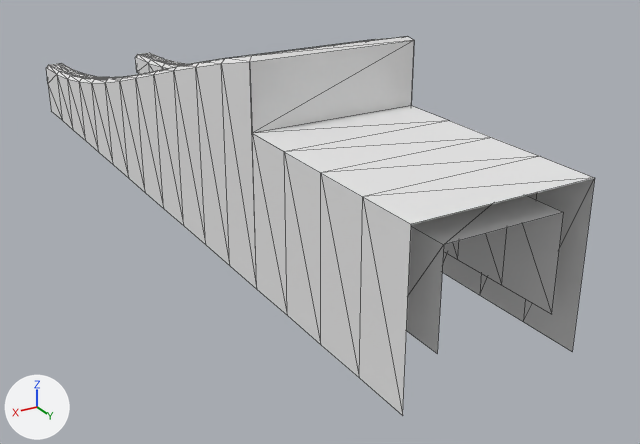
Before and after pictures for a commit that changed the OBJ model BlankRoadBuilder/ModContents/Meshes/Road/slope_segment-1_HC.obj.
Before and after are seen from a camera (50 mm lens) standing at (28.6, 61.8, 23.6) and looking at (-4.3, 6.8, -3.9). The axes (+X, +Y, +Z) are drawn at lower left. The lights are the same throughout. Mesh edges are drawn as thin lines. Where no turn or scale is listed for an object, it has been applied to the vertices. Vertices at the same position are counted once.

The first picture shows 'slope_segment-1_HC'.
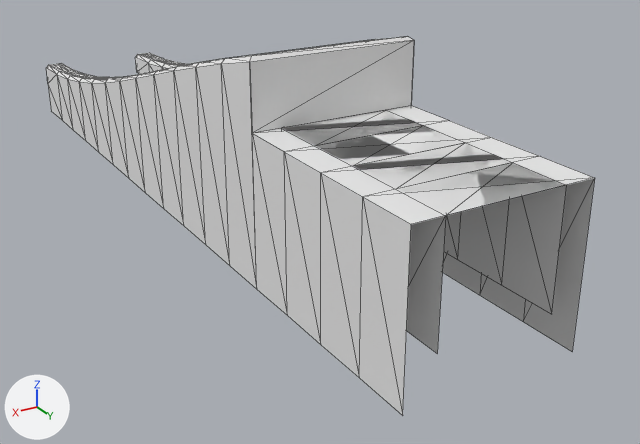
Changed parts and their boxes [x1, y1, x2, y2] in the pictures (640 x 444 px; the box of a moved part takes in the faces that stretch with it):
part 1 of me_slope_segment_1_hc, moved or reshaped: before [406, 195, 564, 353]; after [286, 110, 567, 353]

The change, as a list of edits to the scene's bpy script:
```text
Change me_slope_segment_1_hc:
    where me_slope_segment_1_hc.from_pydata(...)  # 280 vertices, 480 faces, 32 loose edges; spans x -5.9..5.9, y -32.0..32.0, z -3.0..12.1
    used by ob_slope_segment_1_hc; location = (0.0, 0.0, 0.0)
    me_slope_segment_1_hc part 1: all 14 vertices in x -3.9..3.9, y 8.0..32.0, z 6.0 are moved by (0.0, 0.0, 1.5)
```
